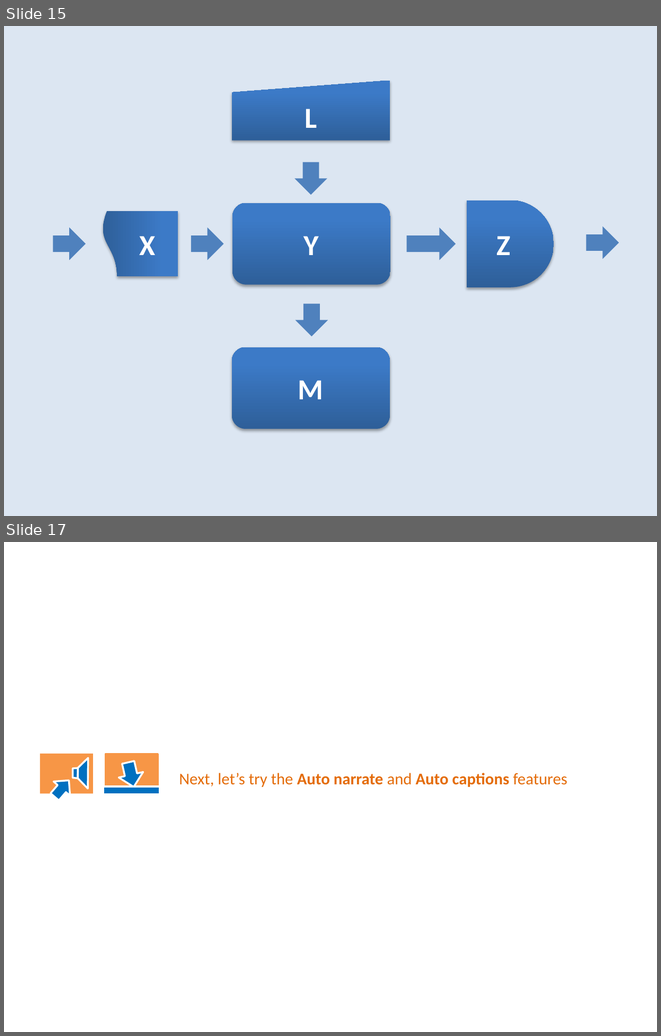
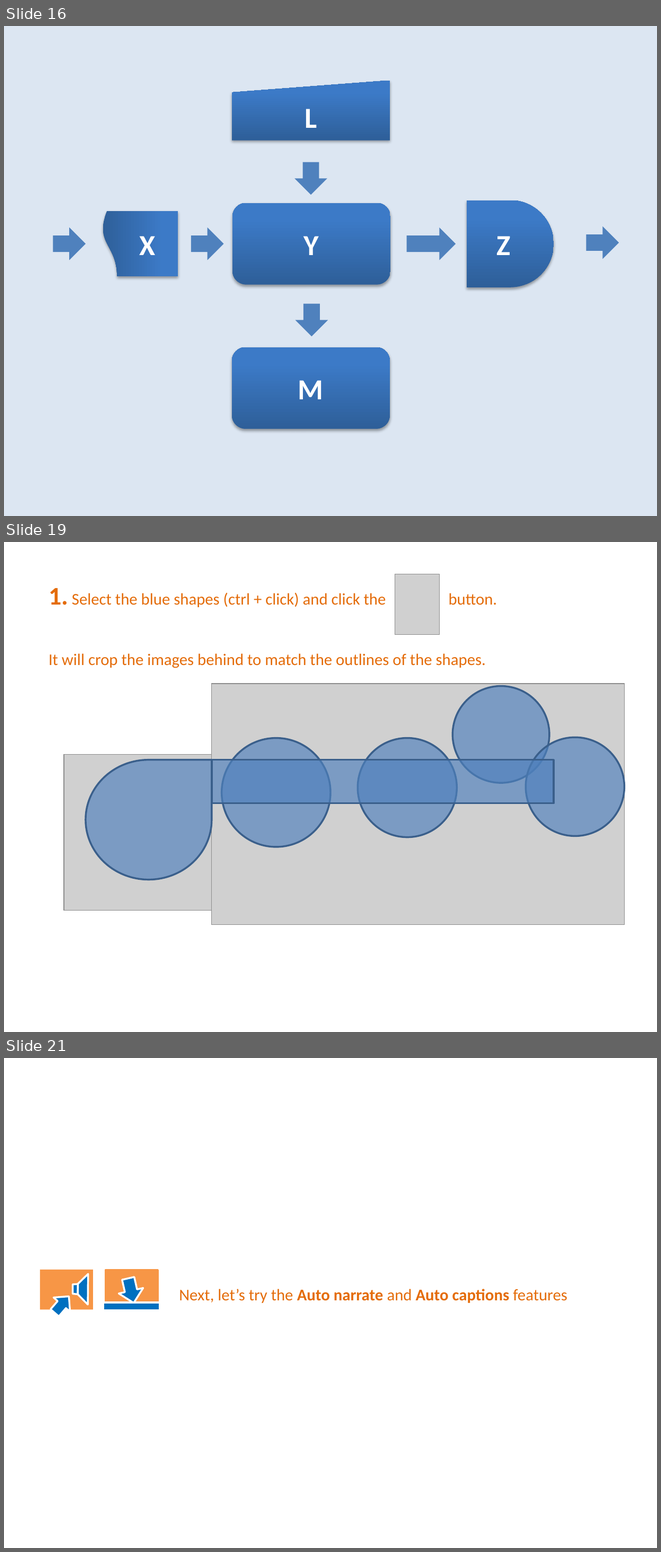
Before and after one commit to PowerPointLabs/PowerPointLabs-Website, a slide deck: samples/tutorial.pptx. Shown one above the other, each under a label of ours: slides 15 and 17 before the commit, slides 16, 19 and 21 after it; the slides between them are not shown. The pictures are 661x1036 and 661x1552 pixels, drawn with LibreOffice and Linux fonts; fonts in the diff are those of the drawing; grey boxes stand for pictures. Boxes give left, top, right and bottom in pixels: in the first picture for what was removed or moved away, otherwise in the second. Text is boxed around its words. In the diff, an @@ line names an element or a change of style, - is before the commit and + after.

```diff
--- a/samples/tutorial.pptx
+++ b/samples/tutorial.pptx
@@ slide 19 added at (4,542,657,1032), background #FFFFFF @@
@@ text added at (49,588,497,668), 18 pt, text #E46C0A @@
+1. Select the blue shapes (ctrl + click) and click the button.
+It will crop the images behind to match the outlines of the shapes.
@@ picture added at (395,574,440,634) @@
@@ picture added at (212,684,624,925) @@
@@ ellipse added at (452,686,549,782), fill #4F81BD at 66% opacity, outline #3A5F8C 2 pt @@
@@ ellipse added at (221,738,330,847), fill #4F81BD at 66% opacity, outline #3A5F8C 2 pt @@
@@ ellipse added at (358,738,457,837), fill #4F81BD at 66% opacity, outline #3A5F8C 2 pt @@
@@ ellipse added at (526,737,624,836), fill #4F81BD at 66% opacity, outline #3A5F8C 2 pt @@
@@ picture added at (64,754,220,910) @@
@@ teardrop added at (86,759,212,879), fill #4F81BD at 66% opacity, outline #3A5F8C 2 pt @@
@@ rectangle added at (212,759,554,803), fill #4F81BD at 66% opacity, outline #3A5F8C 2 pt @@
@@ what was slide 15 is now slide 16 @@
@@ what was slide 17 is now slide 21 @@
```
Also in this commit, not shown: 3 slides changed, 3 other slides added.
